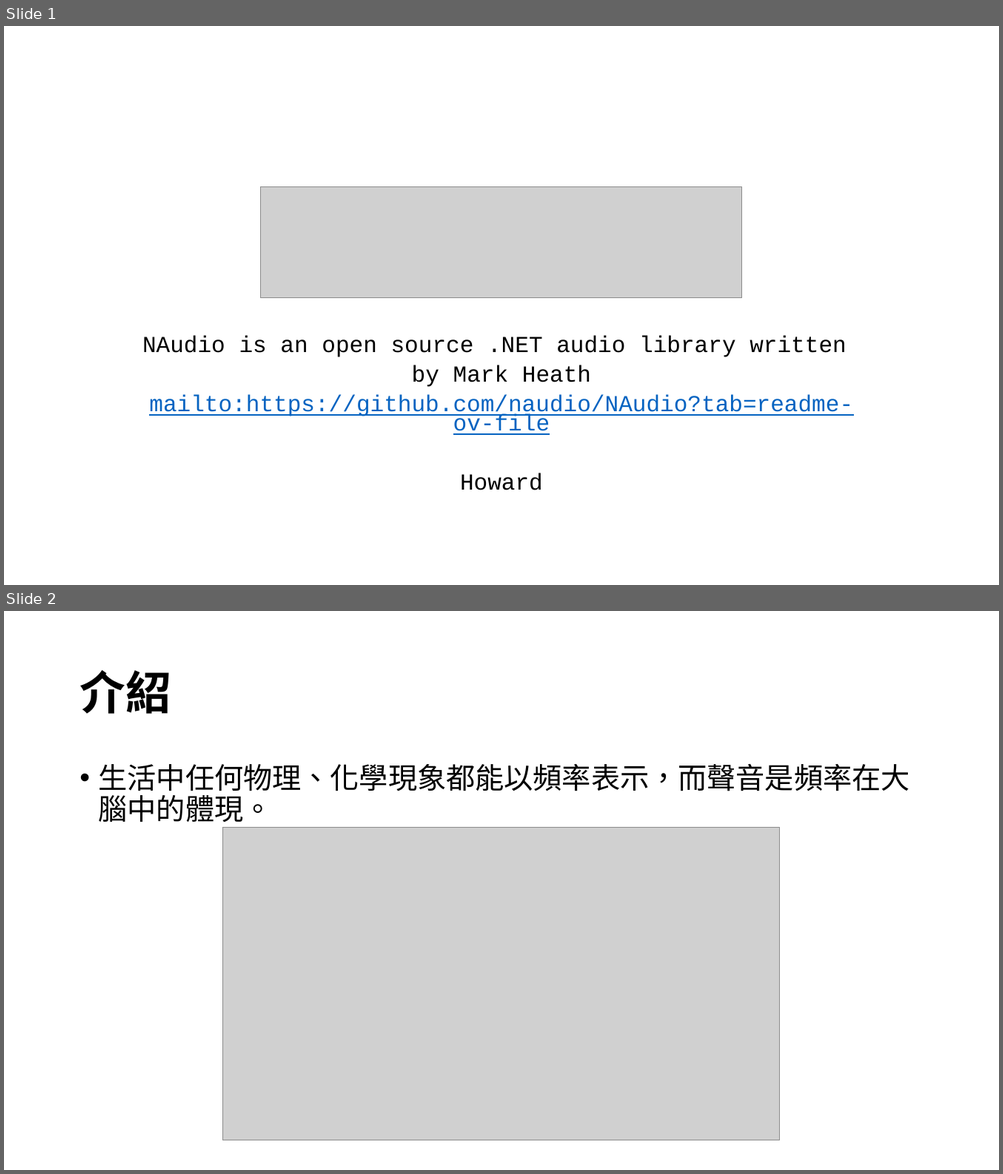
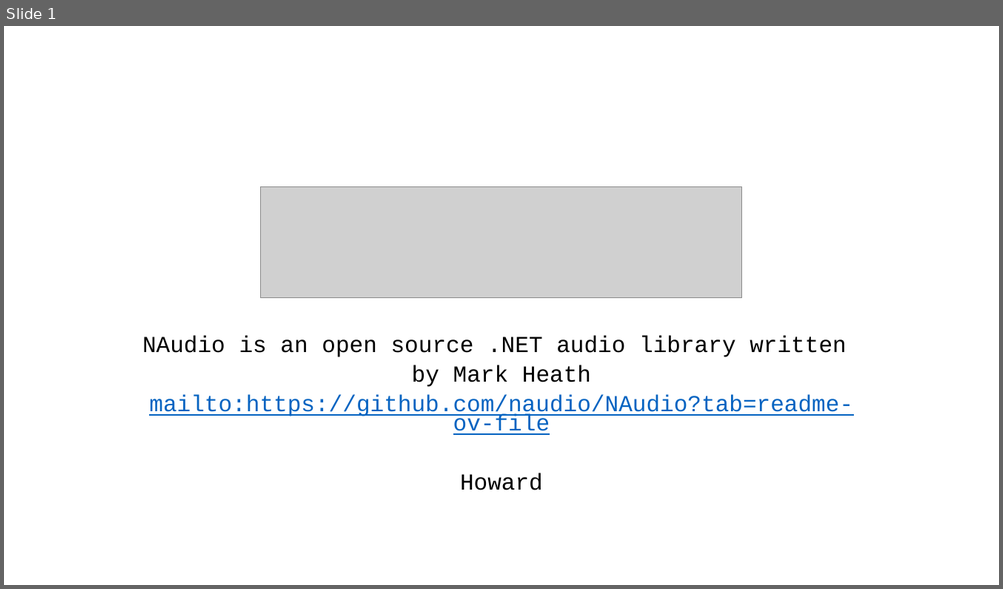
Before and after one commit to HowardYuuu/TunerWinForm, a slide deck: 1224報告_NAudio.pptx. Shown one above the other, each under a label of ours: slides 1 and 2 before the commit, slide 1 after it. The pictures are 1003x1174 and 1003x589 pixels, drawn with LibreOffice and Linux fonts; fonts in the diff are those of the drawing; grey boxes stand for pictures. Boxes give left, top, right and bottom in pixels: in the first picture for what was removed or moved away, otherwise in the second. Text is boxed around its words. In the diff, an @@ line names an element or a change of style, - is before the commit and + after.

```diff
--- a/1224報告_NAudio.pptx
+++ b/1224報告_NAudio.pptx
@@ slide 2 removed at bbox=[4, 611, 999, 1170], background #FFFFFF @@
@@ title removed at bbox=[79, 670, 170, 714] @@
-介紹
@@ text removed at bbox=[99, 764, 910, 828] @@
-• 生活中任何物理、化學現象都能以頻率表示，而聲音是頻率在大腦中的體現。
@@ picture removed at bbox=[223, 827, 780, 1141] @@
```
Also in this commit, not shown: 4 slides changed, 4 slides added, 4 other slides removed, 4 other files.
